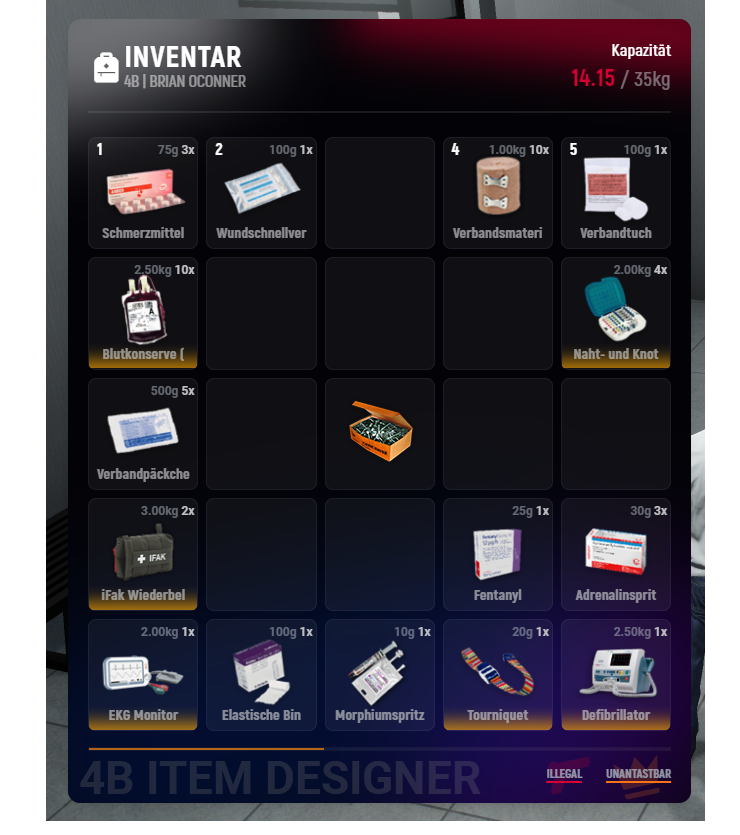
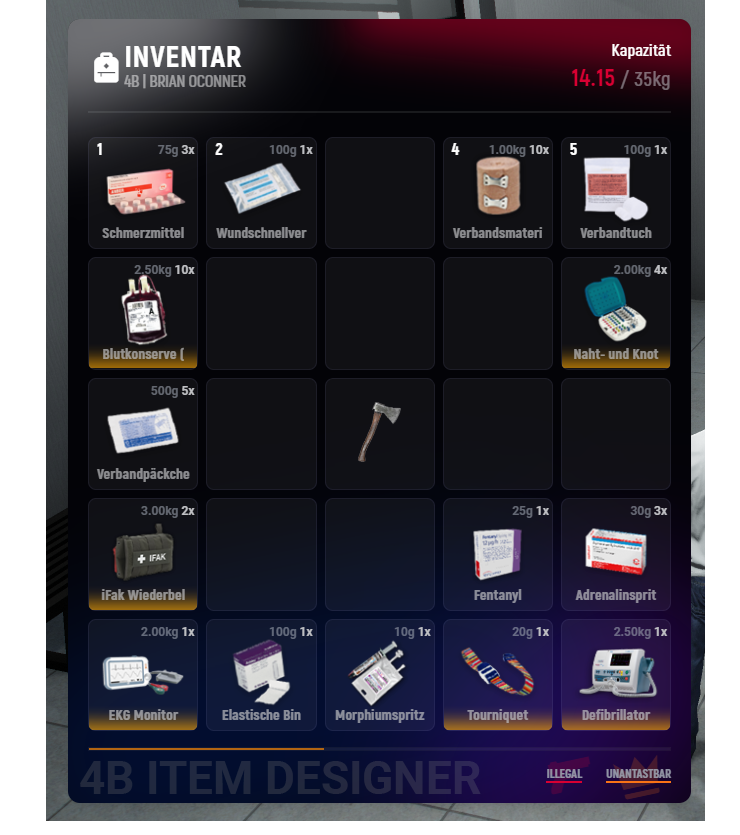
Layer changes from the first 740 x 835 image to the second:
painted on "DOUBLE CLICK HERE" over (348, 400, 415, 463)
